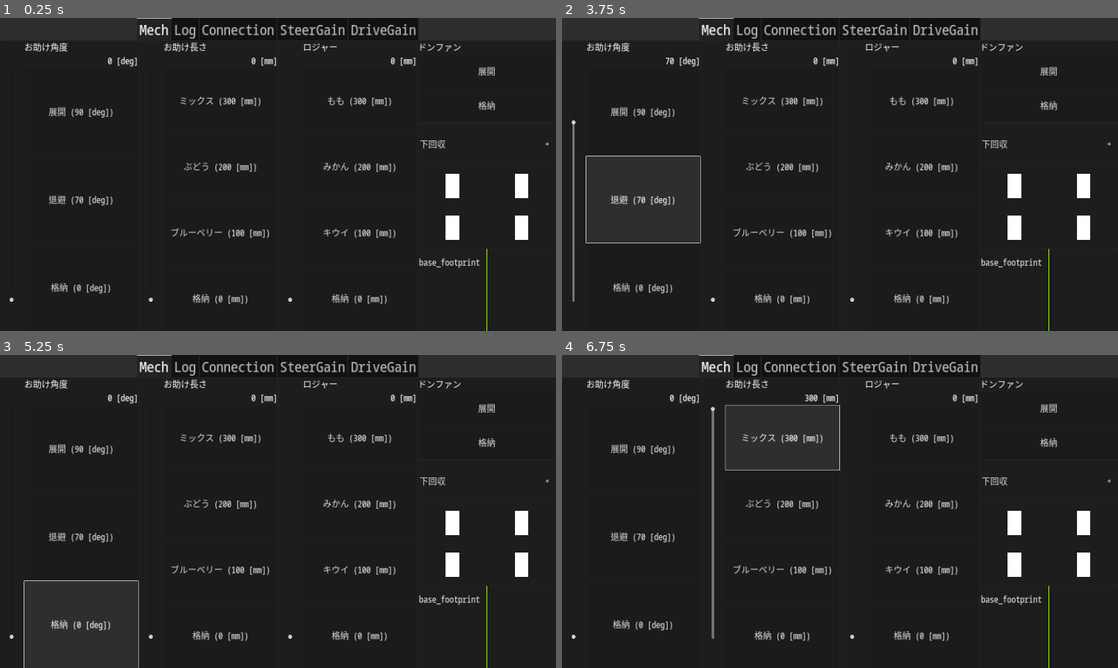
Above: before the commit, frames 1-4 (two rows, left to right).
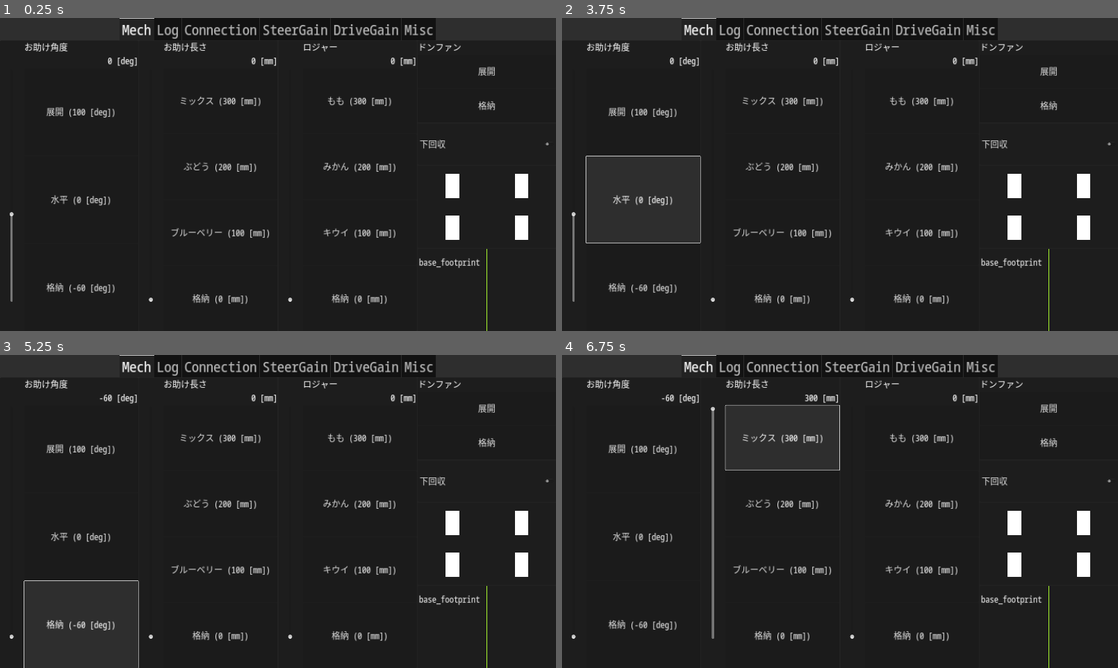
Above: after the commit, the same moments.

Repository: omuct-robotclub/nhk2023-team-a-controller
Game: Godot game, scene res://controls/controller.tscn
Same seed, same stepped clock (60 frames per second), same inputs: the game is played once before the commit and once after it.
Inputs (mouse positions are in pixels of both pictures, inside the frame that each line leads up to):
- Up to frame 1 (0.25 s): no input
- Up to frame 2 (3.75 s): click "展開" at 0.5 s; click "格納" at 1.25 s; click (645, 111) at 2 s, where only the run before the commit has a clickable "展開 (90 [deg])"; click (645, 111) at 2.75 s, where only the run after the commit has a clickable "展開 (100 [deg])"; click (645, 199) at 3.5 s, where only the run before the commit has a clickable "退避 (70 [deg])"
- Up to frame 3 (5.25 s): click (83, 536) at 4.25 s, where only the run after the commit has a clickable "水平 (0 [deg])"; click (83, 624) at 5 s, where only the run before the commit has a clickable "格納 (0 [deg])"
- Up to frame 4 (6.75 s): click (645, 624) at 5.75 s, where only the run after the commit has a clickable "格納 (-60 [deg])"; click "ミックス (300 [mm])" at 6.5 s

The runs differ from the first frame. In frame 1, 2.0% of the frame differs, in the area x 1-79%, y 0-91%; in frame 2, 2.0%, in the area x 1-79%, y 0-88%; in frame 3, 1.9%; in frame 4, 1.9%.

Commit message:
add a 'reset presets' button to the scene and change default arm angle presets

Diff:
--- a/controls/controller.tscn
+++ b/controls/controller.tscn
@@ -1,8 +1,9 @@
-[gd_scene load_steps=17 format=3 uid="uid://cgn8t07t2if4f"]
+[gd_scene load_steps=18 format=3 uid="uid://cgn8t07t2if4f"]
 
 [ext_resource type="Theme" uid="uid://baqy2s2jpay2" path="res://theme.tres" id="1_vm7p2"]
 [ext_resource type="Script" path="res://scripts/avoid_notch.gd" id="2_3tkds"]
 [ext_resource type="Script" path="res://scripts/robot_controller.gd" id="3_oi048"]
+[ext_resource type="Script" path="res://scripts/reset_presets_button.gd" id="4_0p5sv"]
 [ext_resource type="PackedScene" uid="uid://muuiqpin0e6h" path="res://controls/rosout_viewer.tscn" id="4_vqv0p"]
 [ext_resource type="PackedScene" uid="uid://d3u0tvvu78rlr" path="res://controls/connection_indicator.tscn" id="5_2ccwf"]
 [ext_resource type="PackedScene" uid="uid://cc4ksg2t1kxax" path="res://controls/pid_gain_controller.tscn" id="6_waxgt"]
@@ -49,6 +50,7 @@
 tab_alignment = 1
 
 [node name="Mech" type="HBoxContainer" parent="MarginContainer/MainController/TabContainer"]
+visible = false
 layout_mode = 2
 size_flags_vertical = 3
 
@@ -70,9 +72,10 @@
 save_name = "arm_angle"
 value_format = "%5.0f [deg]"
 button_name_format = "%s (%0.0f [deg])"
-max_value = 90.0
-preset_names = Array[String](["展開", "退避", "格納"])
-preset_values = Array[float]([90.0, 70.0, 0.0])
+min_value = -60.0
+max_value = 100.0
+preset_names = Array[String](["展開", "水平", "格納"])
+preset_values = Array[float]([100.0, 1.45519e-11, -60.0])
 
 [node name="ArmLengthController" type="Panel" parent="MarginContainer/MainController/TabContainer/Mech"]
 layout_mode = 2
@@ -268,4 +271,20 @@
 node_name = "/can_bridge"
 parameter_base = "drive"
 
+[node name="Misc" type="Panel" parent="MarginContainer/MainController/TabContainer"]
+layout_mode = 2
+
+[node name="VBoxContainer" type="VBoxContainer" parent="MarginContainer/MainController/TabContainer/Misc"]
+layout_mode = 1
+anchors_preset = 15
+anchor_right = 1.0
+anchor_bottom = 1.0
+grow_horizontal = 2
+grow_vertical = 2
+
+[node name="Button" type="Button" parent="MarginContainer/MainController/TabContainer/Misc/VBoxContainer"]
+layout_mode = 2
+text = "Reset Presets"
+script = ExtResource("4_0p5sv")
+
 [editable path="MarginContainer/MainController/TabContainer/SteerGain/SteerGainController"]
